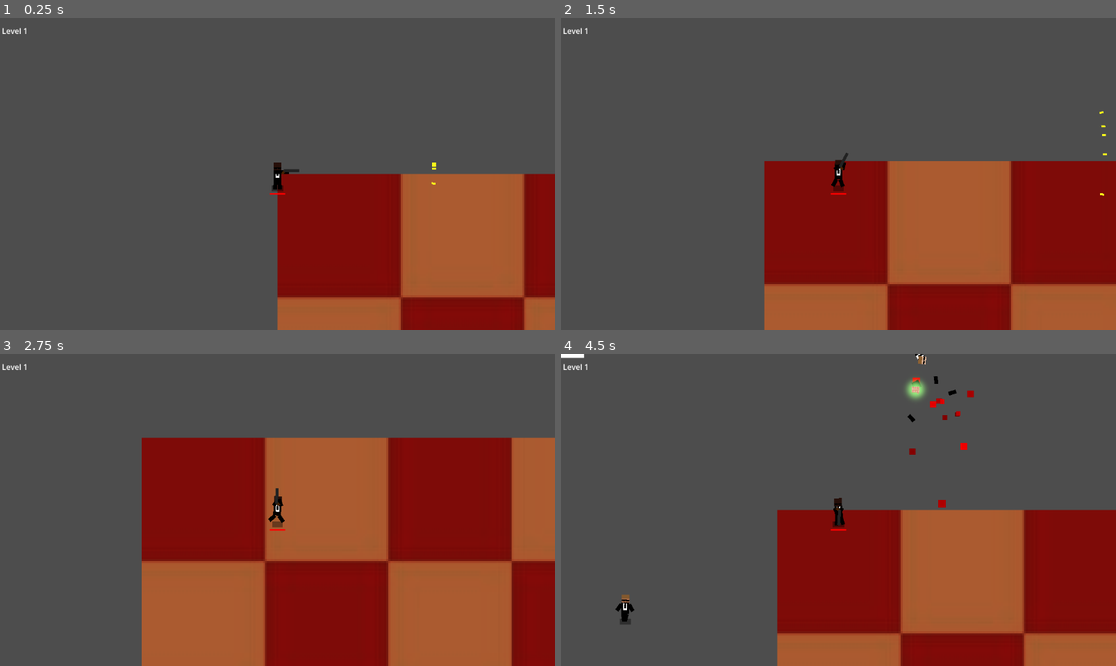
Above: before the commit, frames 1-4 (two rows, left to right).
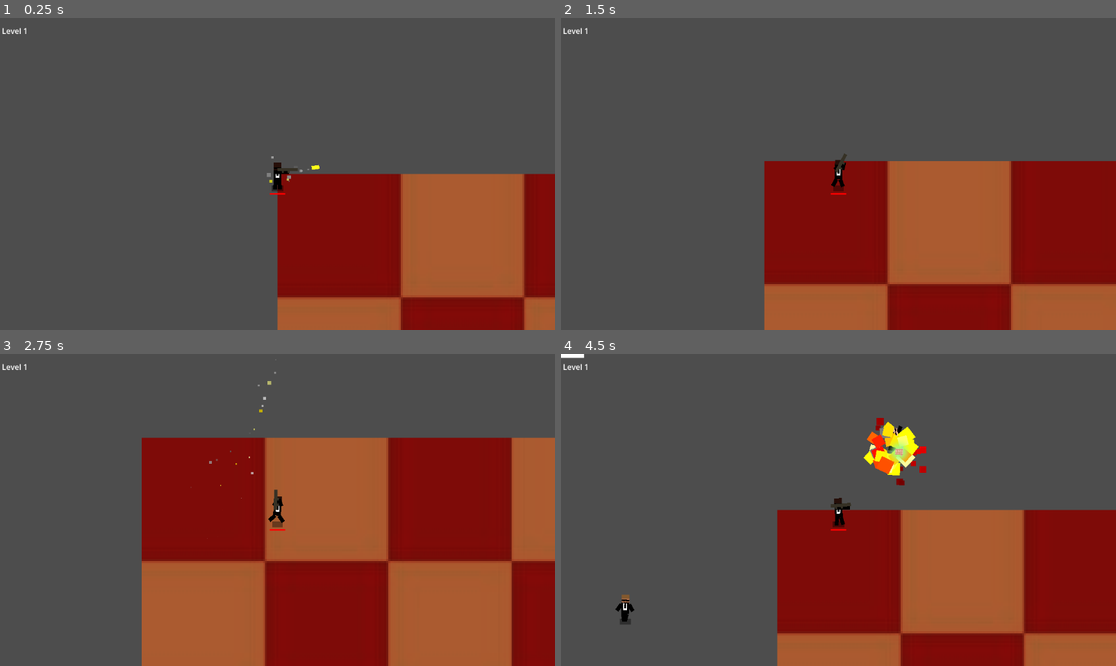
Above: after the commit, the same moments.

Repository: HarperNicholson/GAME-WHERE-YOU-RUN-AROUND-SHOOTING-PEOPLE
Game: Godot game, scene res://game.tscn
Same seed, same stepped clock (60 frames per second), same inputs: the game is played once before the commit and once after it. The engine's default icon, where the game draws it, is replaced by a stand-in: a white triangle on a blue panel in a dark square.
Inputs (mouse positions are in pixels of both pictures, inside the frame that each line leads up to):
- Up to frame 1 (0.25 s): no input
- Up to frame 2 (1.5 s): move the mouse to (960, 158) at 0.52 s; press the mouse at (960, 158) at 0.53 s; hold Right (ui_right) 0.53-1.28 s; move the mouse to (727, 189) at 1.27 s; release the mouse at (727, 189) at 1.28 s; hold Down (ui_down) from 1.28 s (still down); tap Shift (sprint) at 1.35 s
- Up to frame 3 (2.75 s): move the mouse to (333, 441) at 2.02 s; release Down (ui_down) at 2.03 s; press the mouse at (333, 441) at 2.03 s; hold Right (ui_right) from 2.03 s (still down)
- Up to frame 4 (4.5 s): move the mouse to (810, 572) at 2.77 s; release Right (ui_right) at 2.78 s; release the mouse at (810, 572) at 2.78 s; hold Up (ui_up) 2.78-3.53 s; tap Shift (sprint) at 2.85, 4.35 s; move the mouse to (1005, 556) at 3.52 s; press the mouse at (1005, 556) at 3.53 s; hold Left (ui_left) from 3.53 s (still down); move the mouse to (672, 463) at 4.27 s; release the mouse at (672, 463) at 4.28 s

The runs differ from the first frame. In frame 1, 0.1% of the frame differs, in the area x 48-79%, y 44-54%; in frame 2, less than 0.1%; in frame 3, less than 0.1%; in frame 4, 1.8%, in the area x 48-75%, y 0-56%.

Commit message:
enemy recycling

Diff:
--- a/civilian.tscn
+++ b/civilian.tscn
@@ -12,7 +12,7 @@
 [sub_resource type="CircleShape2D" id="CircleShape2D_6ru8d"]
 radius = 4.1231055
 
-[node name="Civilian" type="CharacterBody2D" unique_id=745263233 node_paths=PackedStringArray("controller") groups=["Targetable"]]
+[node name="Civilian" type="CharacterBody2D" unique_id=745263233 node_paths=PackedStringArray("controller") groups=["Enemies", "Targetable"]]
 z_index = 1
 collision_layer = 2
 motion_mode = 1
--- a/enemy_spawner.gd
+++ b/enemy_spawner.gd
@@ -16,7 +16,6 @@
 		recycle_timer = 0.0
 		recycle_far_enemies()
 
-	#difficulty-scaled spawn income
 	spawn_budget += delta * spawn_rate * Global.difficulty
 
 	var enemy_count := get_tree().get_nodes_in_group("Enemies").size()
@@ -95,7 +94,7 @@
 	enemy.update_body_size()
 
 func recycle_far_enemies():
-	var max_dist := 240.0
+	var max_dist := 200.0
 	var max_dist_sq := max_dist * max_dist
 
 	for enemy in get_tree().get_nodes_in_group("Enemies"):
--- a/game.tscn
+++ b/game.tscn
@@ -2,7 +2,7 @@
 
 [ext_resource type="Script" uid="uid://nnqliyjiq857" path="res://game.gd" id="1_80nbo"]
 [ext_resource type="PackedScene" uid="uid://dymb5bb7cy85r" path="res://civilian.tscn" id="2_e2o6t"]
-[ext_resource type="PackedScene" uid="uid://4abw21jsqgwi" path="res://playable/agents/shotgun_agent.tscn" id="3_7jktm"]
+[ext_resource type="PackedScene" uid="uid://ds140tyhljkd5" path="res://playable/agents/rocket_agent.tscn" id="3_7jktm"]
 [ext_resource type="Texture2D" uid="uid://d3j28emlel3d1" path="res://grid.jpg" id="4_fc0e3"]
 [ext_resource type="Script" uid="uid://r0jx3kf0f4wh" path="res://enemy_spawner.gd" id="4_ryrav"]
 
@@ -106,7 +106,7 @@
 y_sort_enabled = true
 metadata/_edit_lock_ = true
 
-[node name="ShotgunAgent" parent="GameObjects" unique_id=745263233 instance=ExtResource("3_7jktm")]
+[node name="RocketAgent" parent="GameObjects" unique_id=745263233 instance=ExtResource("3_7jktm")]
 
 [node name="EnemySpawner" type="Node2D" parent="." unique_id=2008874964]
 script = ExtResource("4_ryrav")
--- a/project.godot
+++ b/project.godot
@@ -30,6 +30,7 @@
 Player=""
 Targetable=""
 Pickup=""
+Enemies=""
 
 [input]
 
Not shown, changed: readme.txt
